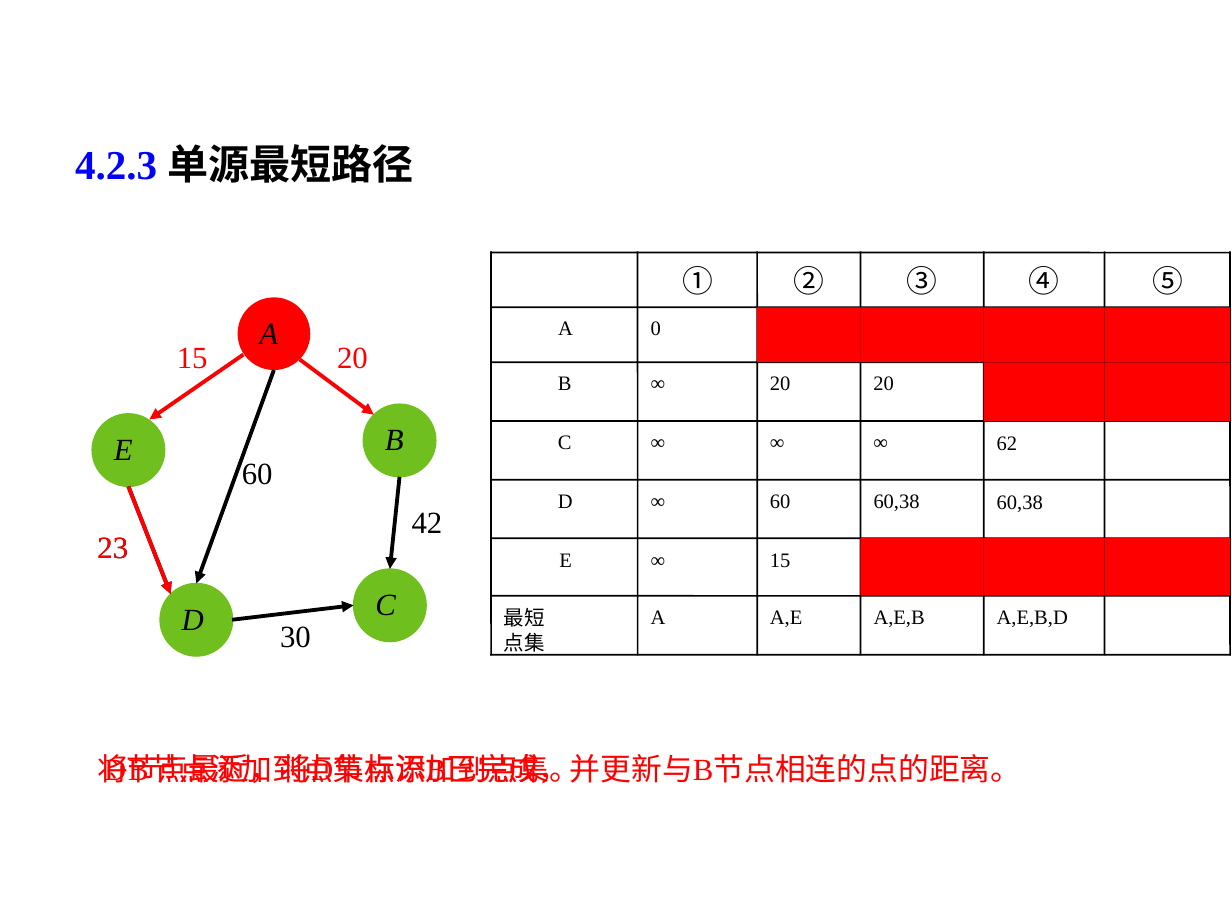
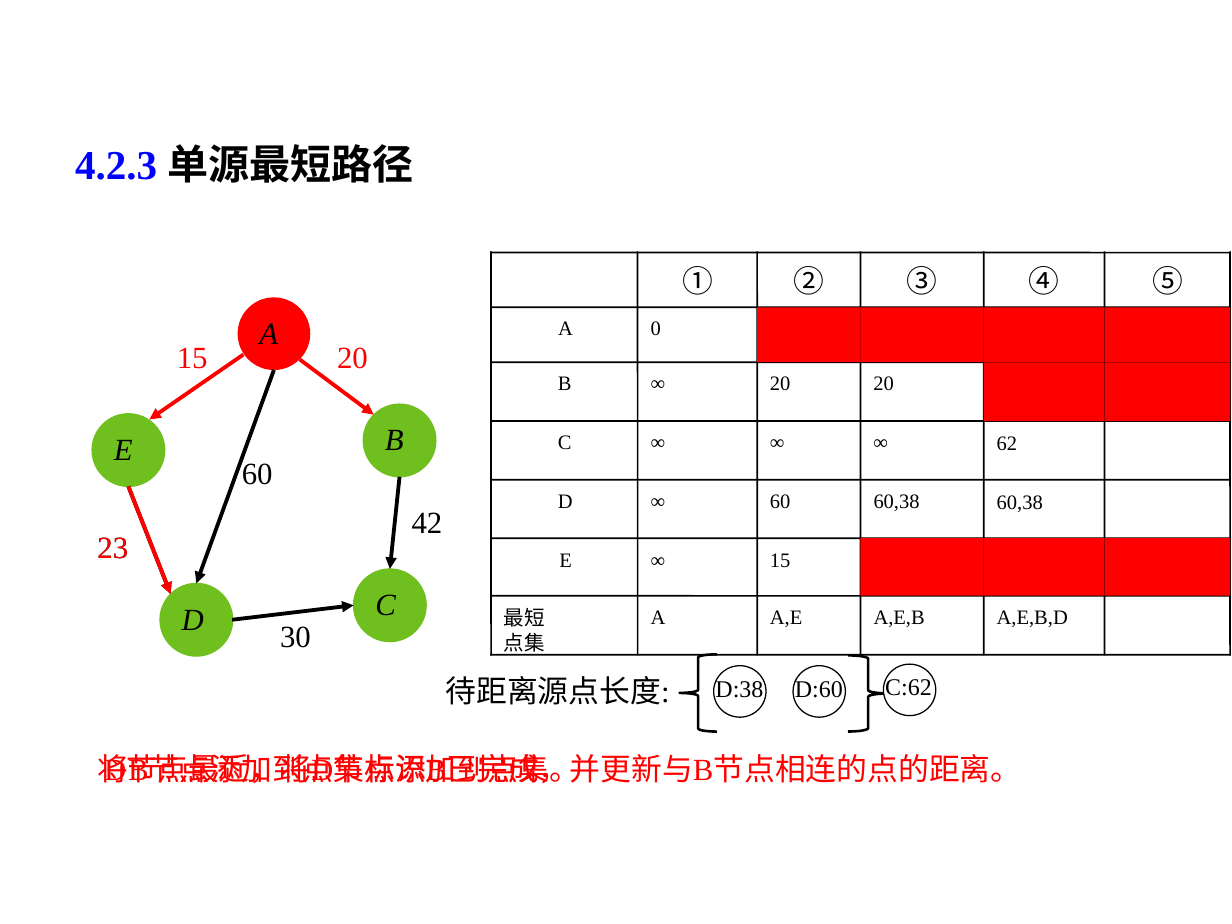
Before and after one commit to liutongling/DP, a slide deck: slide 62 of file/第4章 贪心法.pptx (slide 63 before the commit). Drawn at 1232x924 pixels with LibreOffice and Linux fonts; fonts in the diff are those of the drawing; background and template pictures are left out. Boxes give left, top, right and bottom in pixels: in the first picture for what was removed or moved away, otherwise in the second. Text is boxed around its words. In the diff, an @@ line names an element or a change of style, - is before the commit and + after.

```diff
--- a/file/第4章 贪心法.pptx
+++ b/file/第4章 贪心法.pptx
@@ left brace added at <box>680,654,717,732</box>, outline #000000 1.5 pt @@
@@ left brace added at <box>848,655,888,732</box>, outline #000000 1.5 pt @@
@@ text added at <box>446,676,670,705</box>, 18 pt, text #000000 @@
+待距离源点长度:
@@ ellipse added at <box>713,665,766,717</box>, fill #FFFFFF, outline #000000 0.75 pt @@
@@ text added at <box>715,678,763,703</box>, 14 pt, text #000000 @@
+D:38
@@ ellipse added at <box>793,665,846,717</box>, fill #FFFFFF, outline #000000 0.75 pt @@
@@ text added at <box>795,678,843,703</box>, 14 pt, text #000000 @@
+D:60
@@ ellipse added at <box>883,664,936,716</box>, fill #FFFFFF, outline #000000 0.75 pt @@
@@ text added at <box>885,677,932,702</box>, 14 pt, text #000000 @@
+C:62
```
Also in this commit, not shown: 3 other slides changed, 2 slides added, 12 slides removed, 2 other files.
